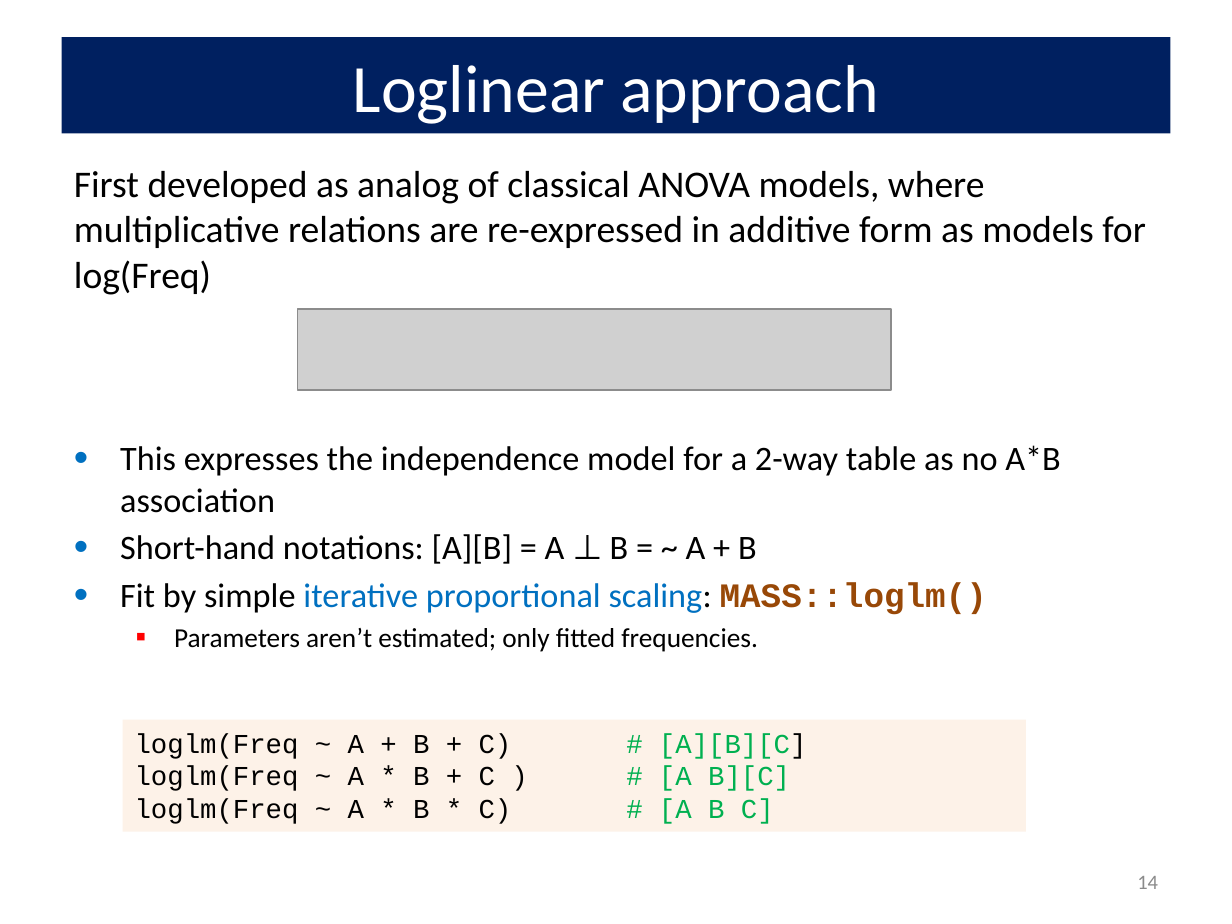
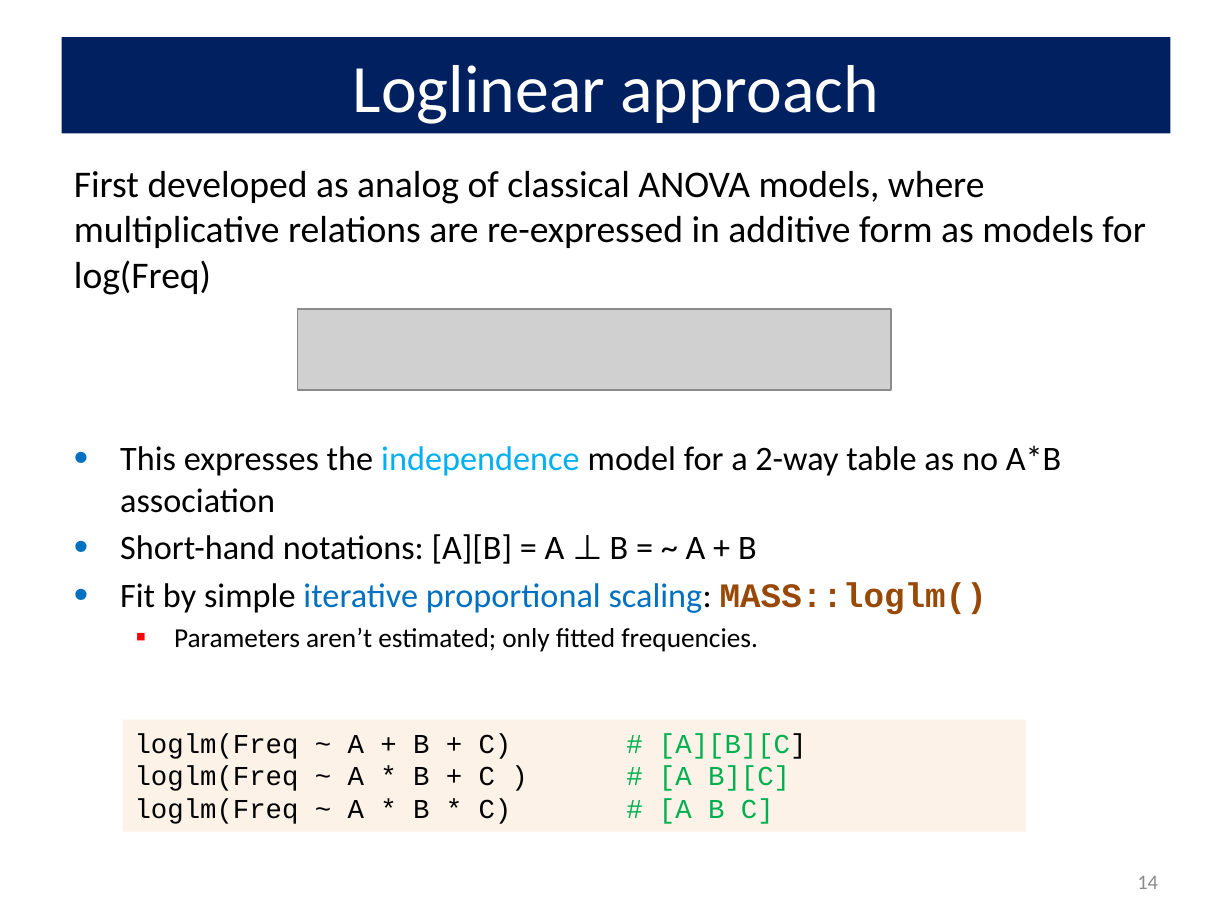
Before and after one commit to friendly/psy6136, a slide deck: slide 14 of docs/lectures/04-Loglin.pptx. Drawn at 1232x924 pixels with LibreOffice and Linux fonts; fonts in the diff are those of the drawing; grey boxes stand for pictures. Boxes give left, top, right and bottom in pixels: in the first picture for what was removed or moved away, otherwise in the second. Text is boxed around its words. In the diff, an @@ line names an element or a change of style, - is before the commit and + after.

Commit message:
edit 04-Loglin; create R-functions.Rmd

```diff
--- a/docs/lectures/04-Loglin.pptx
+++ b/docs/lectures/04-Loglin.pptx
@@ text at [120, 445, 1061, 513]: text colour #000000 to #00B0F0 in "independence" @@
```
Also in this commit, not shown: 25 other slides changed, 3 slides added, 15 other files.
